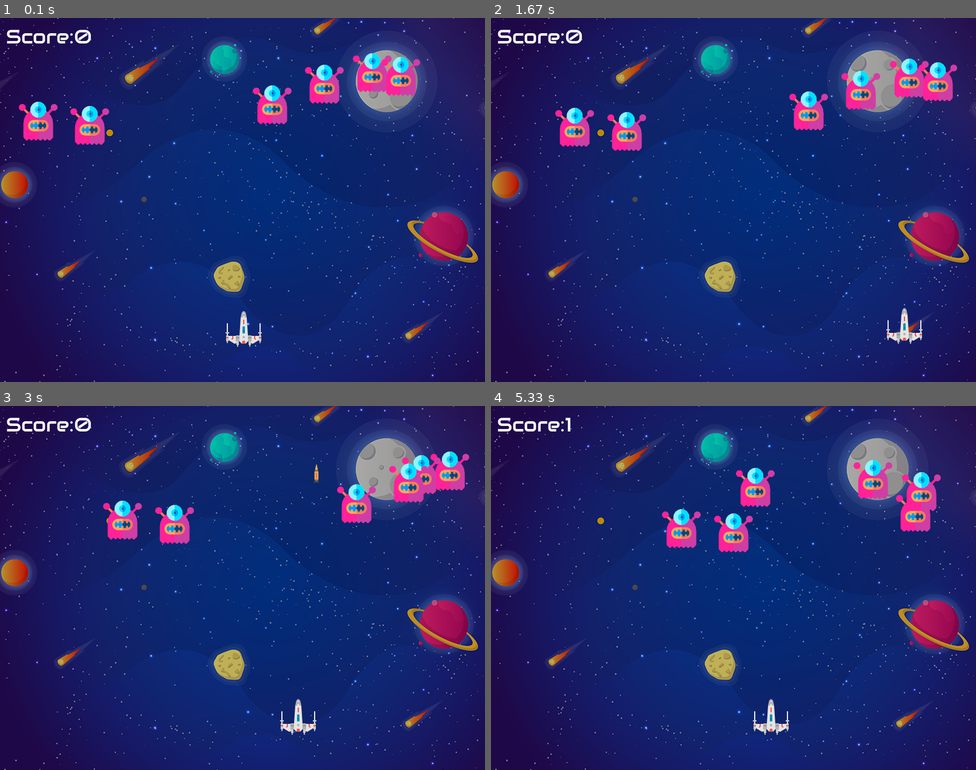
Above: before the commit, frames 1-4 (two rows, left to right).
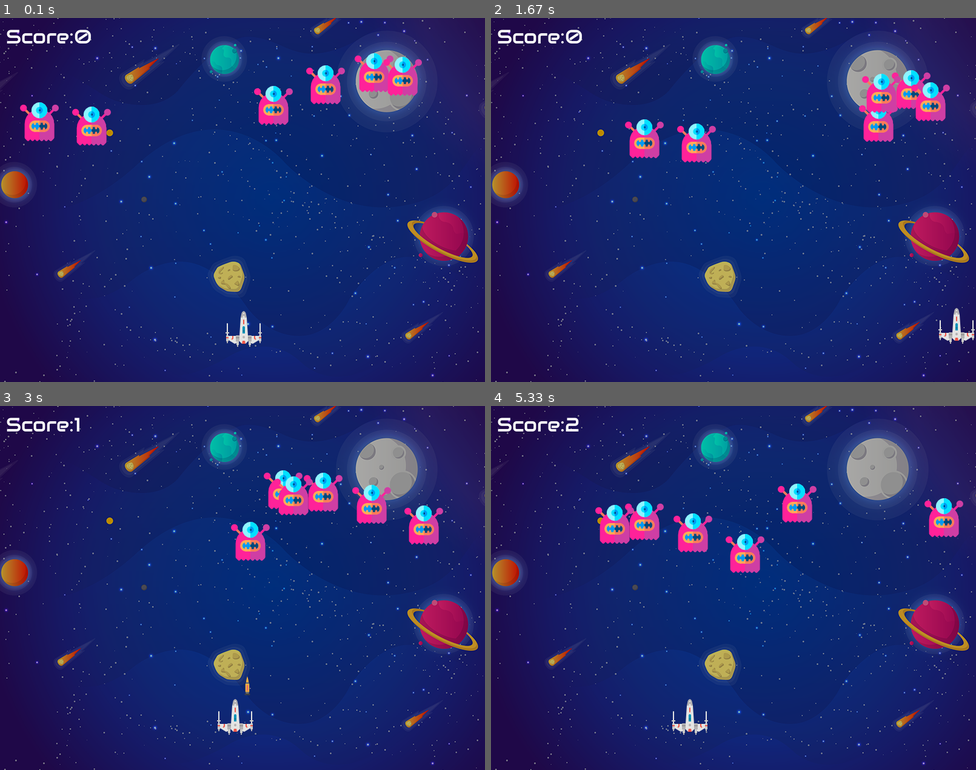
Above: after the commit, the same moments.

Repository: tasnimzotder/space-invader-pygame
Game: pygame game, started from main.py
The game is run twice, just before and just after one commit, with the same random seed, the same clock (stepped at 60 frames per second) and the same inputs.
Inputs:
- Up to frame 1 (0.1 s): no input
- Up to frame 2 (1.67 s): hold Right 0.33-0.8 s; hold Up 0.83-1.13 s; hold Right 1.17-1.63 s
- Up to frame 3 (3 s): hold Left 1.67-2.2 s; hold Down 2.23-2.53 s; tap Space at 2.57, 2.97 s; hold Left from 2.9 s (still down)
- Up to frame 4 (5.33 s): tap Space at 3.27, 3.4, 3.8, 4.1, 4.47, 4.87, 5.17 s; release Left at 3.3 s; hold Up 3.33-3.7 s; hold Right 3.73-4.37 s; hold Down 4.4-4.77 s; hold Left 4.8-5.27 s; hold Right from 5.3 s (still down)

The runs differ from the first frame. In frame 1, 1.7% of the frame differs, in the area x 3-87%, y 9-35%; in frame 2, 6.3%; in frame 3, 6.9%; in frame 4, 7.0%, in the area x 15-98%, y 3-91%.

Commit message:
:zap: Fix game timing (FPS)

Diff:
--- a/main.py
+++ b/main.py
@@ -7,6 +7,10 @@
 
 # initialize the pygame
 pygame.init()
+
+# game timing
+FPS = 60
+clock = pygame.time.Clock()
 
 # create the screen
 screenX = 800
@@ -33,8 +37,8 @@
 enemyX_change = []
 enemyY_change = []
 num_of_enemies = 6
-enemyX_change_idx = 0.8
-enemyY_change_idx = 0.1
+enemyX_change_idx = 2.0
+enemyY_change_idx = 0.3
 
 for i in range(num_of_enemies):
     enemyImg.append(pygame.image.load(os.path.join('assets', 'enemy.png')))
@@ -48,7 +52,7 @@
 bulletX = playerX + 32
 bulletY = playerY
 bulletX_change = 0
-bulletY_change = 15
+bulletY_change = 25
 bullet_state = 'ready'
 
 # score
@@ -101,6 +105,8 @@
 # game loop
 running = True
 while running:
+    clock.tick(FPS)
+
     screen.fill((0, 0, 0))
     # background image
     screen.blit(background, (0, 0))
@@ -131,7 +137,7 @@
                 playerX_change = 0
 
     # player position change
-    playerX += playerX_change * 5
+    playerX += playerX_change * 10
 
     if playerX <= 0:
         playerX = 0
@@ -175,8 +181,9 @@
             explosion_sound.play()
 
             # increase enemy speed
-            enemyX_change_idx *= 1.1
-            enemyY_change_idx *= 1.05
+            if score_val < 18:
+                enemyX_change_idx *= 1.1
+                enemyY_change_idx *= 1.05
 
         enemy(enemyX[i], enemyY[i], i)
 
